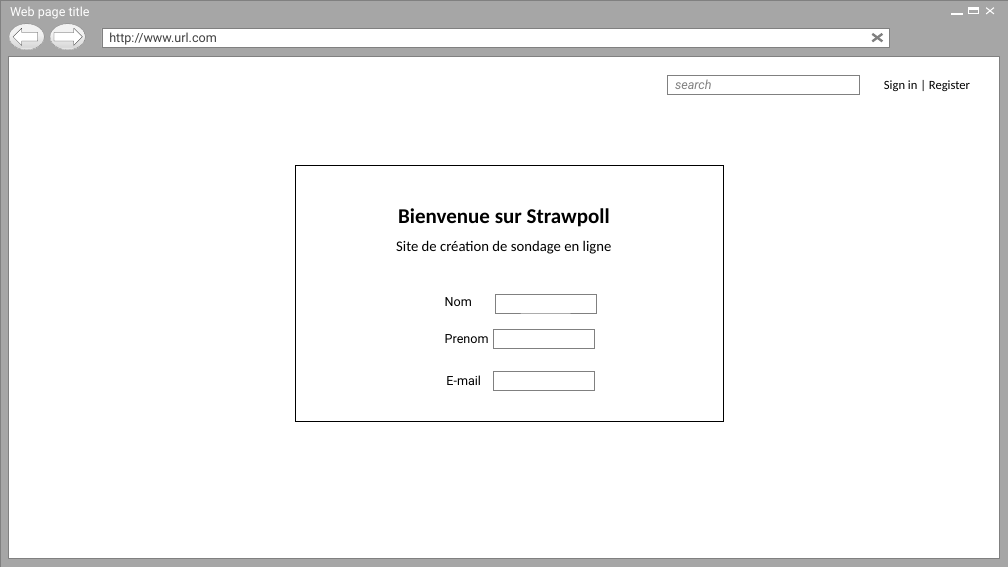
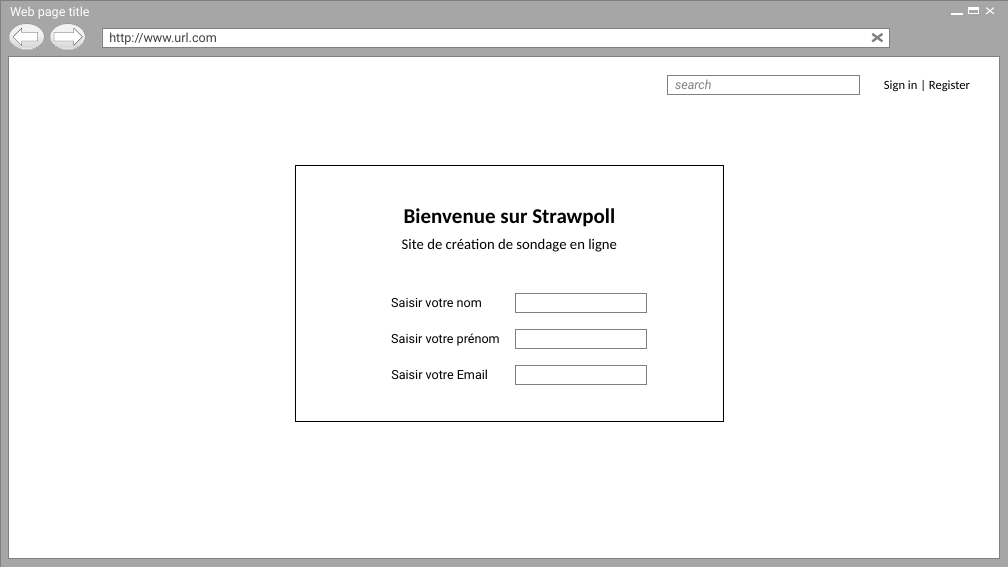
Before and after one commit to Holyz1988/PROJET1-ASP.NET, a slide deck: slide 1 of Page d’acceuil.pptx. Drawn at 1008x567 pixels with LibreOffice and Linux fonts; fonts in the diff are those of the drawing; background and template pictures are left out. Boxes give left, top, right and bottom in pixels: in the first picture for what was removed or moved away, otherwise in the second. Text is boxed around its words. In the diff, an @@ line names an element or a change of style, - is before the commit and + after.

```diff
--- a/Page d’acceuil.pptx
+++ b/Page d’acceuil.pptx
@@ text "Bienvenue sur Strawpoll" moved from (x1=398, y1=208, x2=610, y2=227) to (x1=404, y1=208, x2=615, y2=227) @@
@@ text "Site de création de sondage ..." moved from (x1=396, y1=240, x2=612, y2=254) to (x1=402, y1=238, x2=617, y2=252) @@
@@ text at (x1=391, y1=298, x2=482, y2=307): text changed @@
-Nom
+Saisir votre nom
@@ rectangle resized from (x1=494, y1=329, x2=594, y2=348) to (x1=516, y1=293, x2=647, y2=312) @@
@@ text at (x1=391, y1=333, x2=500, y2=346): text changed @@
-E-mail
+Saisir votre prénom
@@ text removed at (x1=445, y1=334, x2=489, y2=343) @@
-Prenom
@@ rectangle resized from (x1=494, y1=371, x2=594, y2=390) to (x1=516, y1=330, x2=647, y2=349) @@
@@ text added at (x1=391, y1=369, x2=488, y2=379), 12 pt, text #000000 @@
+Saisir votre Email
@@ rectangle resized from (x1=495, y1=294, x2=596, y2=313) to (x1=516, y1=365, x2=647, y2=384) @@
```
Also in this commit, not shown: 6 other slides changed, 6 slides added.
